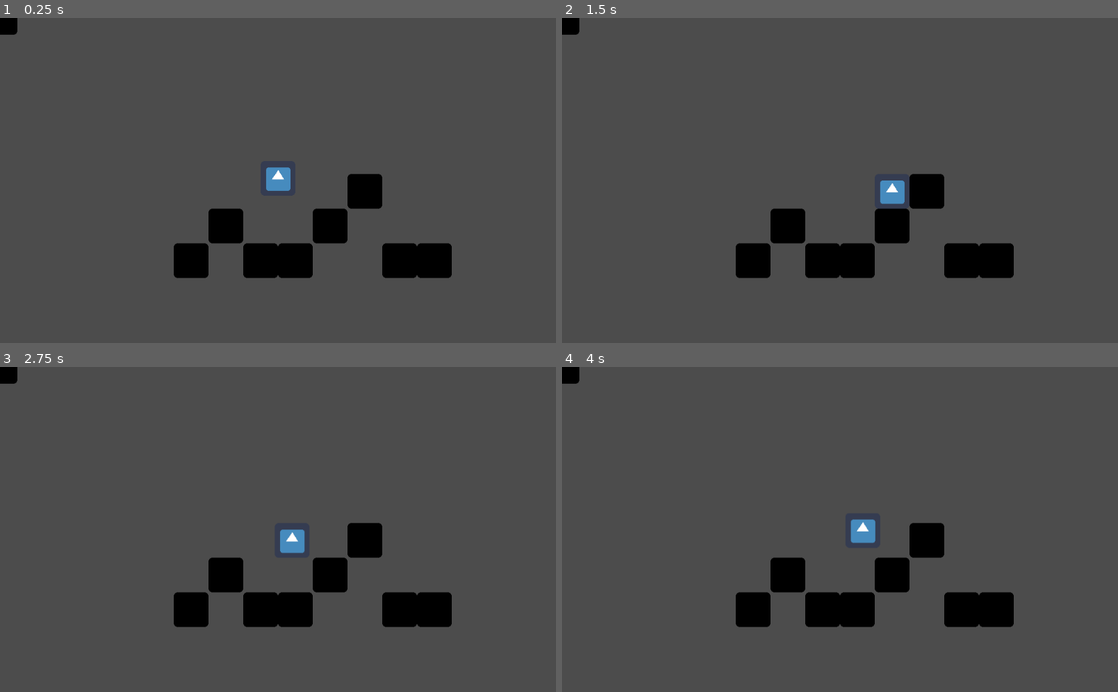
Above: before the commit, frames 1-4 (two rows, left to right).
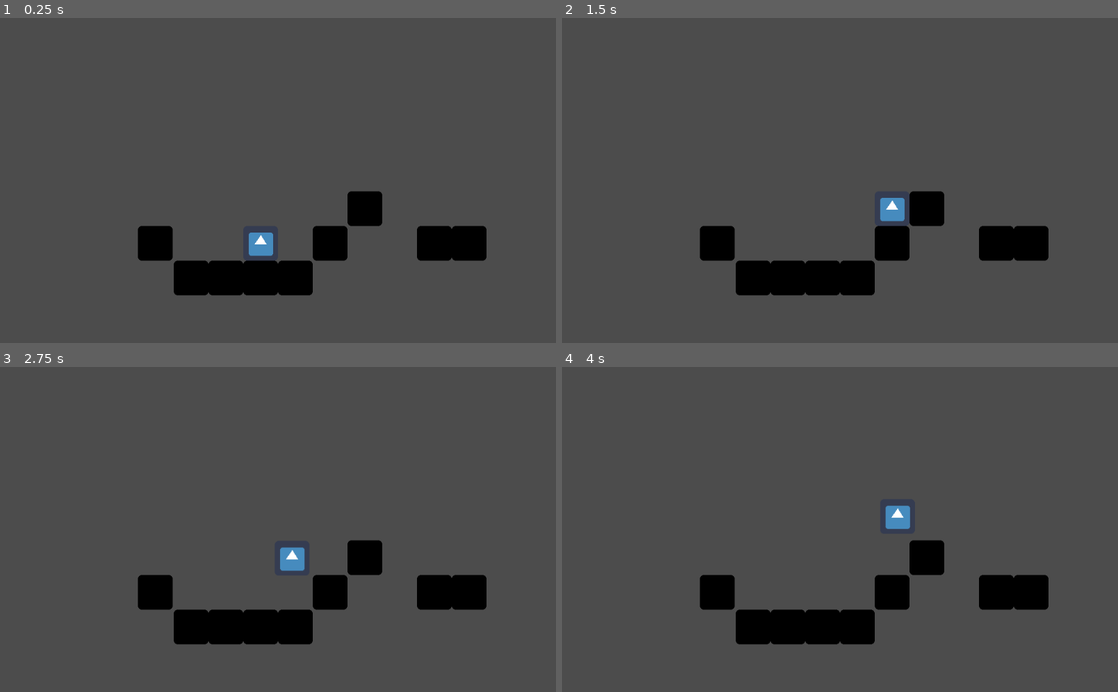
Above: after the commit, the same moments.

Repository: mexvance/Godot-Simple-Platformer
Game: Godot game, scene res://World.tscn
Same seed, same stepped clock (60 frames per second), same inputs: the game is played once before the commit and once after it. The engine's default icon, where the game draws it, is replaced by a stand-in: a white triangle on a blue panel in a dark square.
Inputs:
- Up to frame 1 (0.25 s): no input
- Up to frame 2 (1.5 s): hold Right (ui_right) from 0.53 s (still down); tap Up (ui_up) at 0.77 s
- Up to frame 3 (2.75 s): tap Up (ui_up) at 1.52 s; release Right (ui_right) at 2.03 s; hold Left (ui_left) from 2.03 s (still down)
- Up to frame 4 (4 s): release Left (ui_left) at 2.78 s; hold Right (ui_right) from 2.78 s (still down); tap Up (ui_up) at 3.02, 3.77 s

The runs differ from the first frame. In frame 1, 8.1% of the frame differs, in the area x 0-88%, y 0-86%; in frame 2, 8.0%; in frame 3, 8.2%; in frame 4, 8.4%.

Commit message:
updated the gravity

Diff:
--- a/KinematicBody2D.gd
+++ b/KinematicBody2D.gd
@@ -1,7 +1,7 @@
 extends KinematicBody2D
 
 const UP = Vector2(0,-1)
-const GRAVITY = 20
+const GRAVITY = 25
 const SPEED = 200
 const JUMP_HEIGHT = -500
 var motion = Vector2()
--- a/World.tscn
+++ b/World.tscn
@@ -3,16 +3,16 @@
 [ext_resource path="res://icon.png" type="Texture" id=1]
 [ext_resource path="res://KinematicBody2D.gd" type="Script" id=2]
 
-[sub_resource type="RectangleShape2D" id=2]
+[sub_resource type="RectangleShape2D" id=1]
 extents = Vector2( 32, 32 )
 
-[sub_resource type="RectangleShape2D" id=1]
+[sub_resource type="RectangleShape2D" id=2]
 extents = Vector2( 32, 32 )
 
 [node name="World" type="Node"]
 
 [node name="Player" type="KinematicBody2D" parent="."]
-position = Vector2( 512, 256 )
+position = Vector2( 480, 416 )
 script = ExtResource( 2 )
 __meta__ = {
 "_edit_group_": true
@@ -22,12 +22,12 @@
 texture = ExtResource( 1 )
 
 [node name="CollisionShape2D" type="CollisionShape2D" parent="Player"]
-shape = SubResource( 2 )
+shape = SubResource( 1 )
 
 [node name="Walls" type="Node" parent="."]
 
 [node name="Wall" type="StaticBody2D" parent="Walls"]
-position = Vector2( 544, 448 )
+position = Vector2( 544, 480 )
 __meta__ = {
 "_edit_group_": true
 }
@@ -37,10 +37,10 @@
 texture = ExtResource( 1 )
 
 [node name="CollisionShape2D" type="CollisionShape2D" parent="Walls/Wall"]
-shape = SubResource( 1 )
+shape = SubResource( 2 )
 
 [node name="Wall4" type="StaticBody2D" parent="Walls"]
-position = Vector2( 480, 448 )
+position = Vector2( 480, 480 )
 __meta__ = {
 "_edit_group_": true
 }
@@ -50,10 +50,10 @@
 texture = ExtResource( 1 )
 
 [node name="CollisionShape2D" type="CollisionShape2D" parent="Walls/Wall4"]
-shape = SubResource( 1 )
+shape = SubResource( 2 )
 
 [node name="Wall3" type="StaticBody2D" parent="Walls"]
-position = Vector2( 672, 320 )
+position = Vector2( 672, 352 )
 __meta__ = {
 "_edit_group_": true
 }
@@ -63,10 +63,10 @@
 texture = ExtResource( 1 )
 
 [node name="CollisionShape2D" type="CollisionShape2D" parent="Walls/Wall3"]
-shape = SubResource( 1 )
+shape = SubResource( 2 )
 
 [node name="Wall6" type="StaticBody2D" parent="Walls"]
-position = Vector2( 736, 448 )
+position = Vector2( 800, 416 )
 __meta__ = {
 "_edit_group_": true
 }
@@ -76,10 +76,10 @@
 texture = ExtResource( 1 )
 
 [node name="CollisionShape2D" type="CollisionShape2D" parent="Walls/Wall6"]
-shape = SubResource( 1 )
+shape = SubResource( 2 )
 
 [node name="Wall7" type="StaticBody2D" parent="Walls"]
-position = Vector2( 800, 448 )
+position = Vector2( 864, 416 )
 __meta__ = {
 "_edit_group_": true
 }
@@ -89,10 +89,10 @@
 texture = ExtResource( 1 )
 
 [node name="CollisionShape2D" type="CollisionShape2D" parent="Walls/Wall7"]
-shape = SubResource( 1 )
+shape = SubResource( 2 )
 
 [node name="Wall5" type="StaticBody2D" parent="Walls"]
-position = Vector2( 416, 384 )
+position = Vector2( 416, 480 )
 __meta__ = {
 "_edit_group_": true
 }
@@ -102,10 +102,10 @@
 texture = ExtResource( 1 )
 
 [node name="CollisionShape2D" type="CollisionShape2D" parent="Walls/Wall5"]
-shape = SubResource( 1 )
+shape = SubResource( 2 )
 
 [node name="Wall9" type="StaticBody2D" parent="Walls"]
-position = Vector2( 352, 448 )
+position = Vector2( 352, 480 )
 __meta__ = {
 "_edit_group_": true
 }
@@ -115,10 +115,10 @@
 texture = ExtResource( 1 )
 
 [node name="CollisionShape2D" type="CollisionShape2D" parent="Walls/Wall9"]
-shape = SubResource( 1 )
+shape = SubResource( 2 )
 
 [node name="Wall8" type="StaticBody2D" parent="Walls"]
-position = Vector2( 0, -1 )
+position = Vector2( 286, 416 )
 __meta__ = {
 "_edit_group_": true
 }
@@ -128,10 +128,10 @@
 texture = ExtResource( 1 )
 
 [node name="CollisionShape2D" type="CollisionShape2D" parent="Walls/Wall8"]
-shape = SubResource( 1 )
+shape = SubResource( 2 )
 
 [node name="Wall2" type="StaticBody2D" parent="Walls"]
-position = Vector2( 608, 384 )
+position = Vector2( 608, 416 )
 __meta__ = {
 "_edit_group_": true
 }
Not shown: 1 places in World.tscn that only renumber resources
